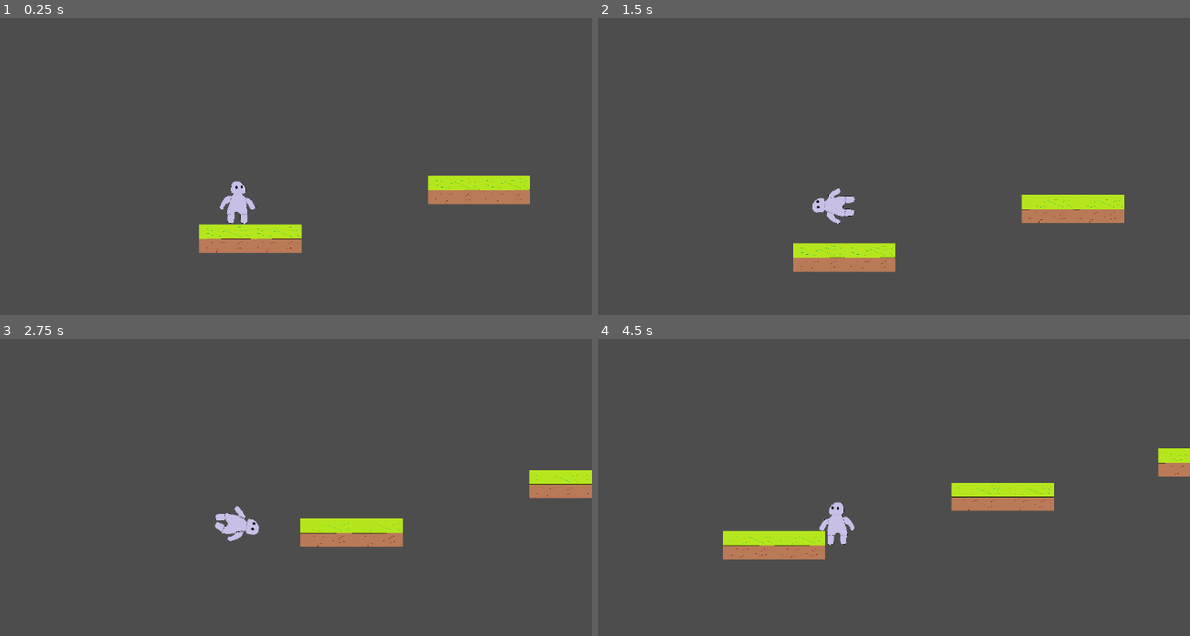
Above: before the commit, frames 1-4 (two rows, left to right).
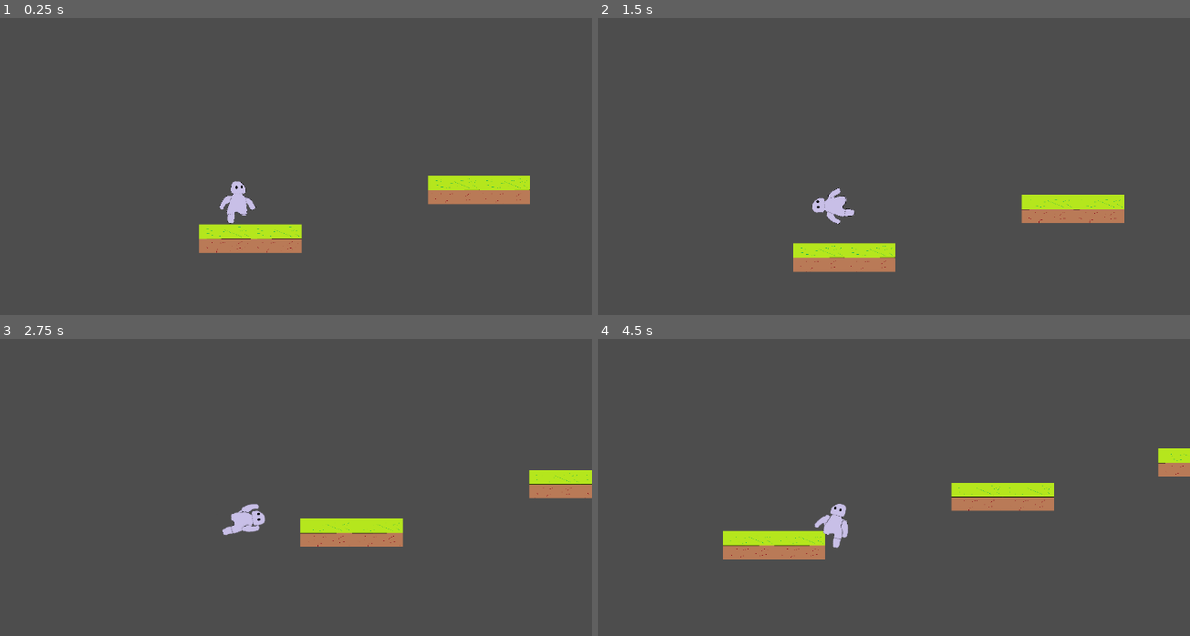
Above: after the commit, the same moments.

Repository: zakkbob/daydream-submission
Game: Godot game, scene res://main.tscn
The game is run twice, just before and just after one commit, with the same random seed, the same clock (stepped at 60 frames per second) and the same inputs.
Inputs:
- Up to frame 1 (0.25 s): no input
- Up to frame 2 (1.5 s): tap Enter (ui_accept) at 0.5, 0.77 s; hold Right (ui_right) from 0.53 s (still down)
- Up to frame 3 (2.75 s): tap Enter (ui_accept) at 1.52 s; release Right (ui_right) at 2.03 s; hold Left (ui_left) from 2.03 s (still down)
- Up to frame 4 (4.5 s): release Left (ui_left) at 2.78 s; hold Right (ui_right) 2.78-4.28 s; tap Enter (ui_accept) at 3.02, 3.77 s; hold Left (ui_left) from 4.28 s (still down)

The runs differ from the first frame. In frame 1, less than 0.1% of the frame differs, in the area x 40-42%, y 65-70%; in frame 2, less than 0.1%; in frame 3, 0.4%, in the area x 36-45%, y 55-69%; in frame 4, 0.4%.

Commit message:
Remove leg

Diff:
--- a/daydream-submission/player.tscn
+++ b/daydream-submission/player.tscn
@@ -1,22 +1,26 @@
-[gd_scene load_steps=9 format=3 uid="uid://b3fron44bbrf8"]
+[gd_scene load_steps=10 format=3 uid="uid://b3fron44bbrf8"]
 
 [ext_resource type="Script" uid="uid://ggcitoo1yiwd" path="res://player.gd" id="1_onrkg"]
-[ext_resource type="Texture2D" uid="uid://clolymp1qulw3" path="res://davegame.png" id="2_hqtel"]
-[ext_resource type="Texture2D" uid="uid://clwavcjg0oxlj" path="res://daveWave.png" id="3_sweqy"]
-[ext_resource type="Texture2D" uid="uid://b8s2x132h7a7m" path="res://davewave2.png" id="4_2hs0m"]
+[ext_resource type="Texture2D" uid="uid://5h51mlompe7e" path="res://davenoleg.png" id="2_2hs0m"]
+[ext_resource type="Texture2D" uid="uid://4wc7lasj1e36" path="res://dave leg jump1.png" id="3_1jxqw"]
+[ext_resource type="Texture2D" uid="uid://decx0g1bx1fkq" path="res://dave leg jump2.png" id="4_dw050"]
+[ext_resource type="Texture2D" uid="uid://ckyefj3623wyt" path="res://dave leg jump3.png" id="5_b26j0"]
 [ext_resource type="Script" uid="uid://do4elt84onnjg" path="res://wave.gd" id="5_sweqy"]
 
 [sub_resource type="SpriteFrames" id="SpriteFrames_1jxqw"]
 animations = [{
 "frames": [{
 "duration": 1.0,
-"texture": ExtResource("2_hqtel")
+"texture": ExtResource("2_2hs0m")
 }, {
 "duration": 1.0,
-"texture": ExtResource("3_sweqy")
+"texture": ExtResource("3_1jxqw")
 }, {
 "duration": 1.0,
-"texture": ExtResource("4_2hs0m")
+"texture": ExtResource("4_dw050")
+}, {
+"duration": 1.0,
+"texture": ExtResource("5_b26j0")
 }],
 "loop": true,
 "name": &"wave",
Binary file added: daydream-submission/davegameevilWITHLEG.png
Not shown, added: daydream-submission/davegameevilWITHLEG.png.import
